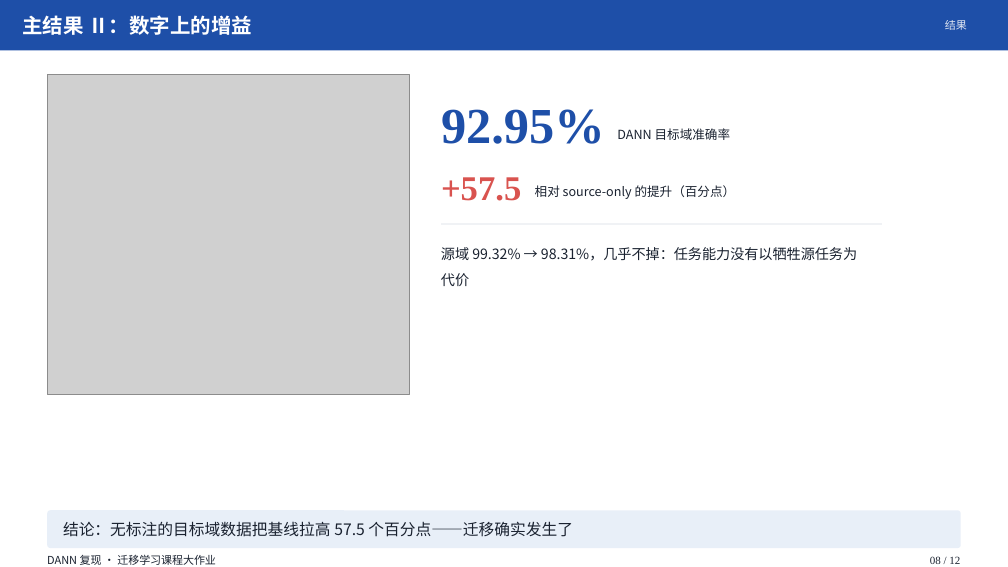
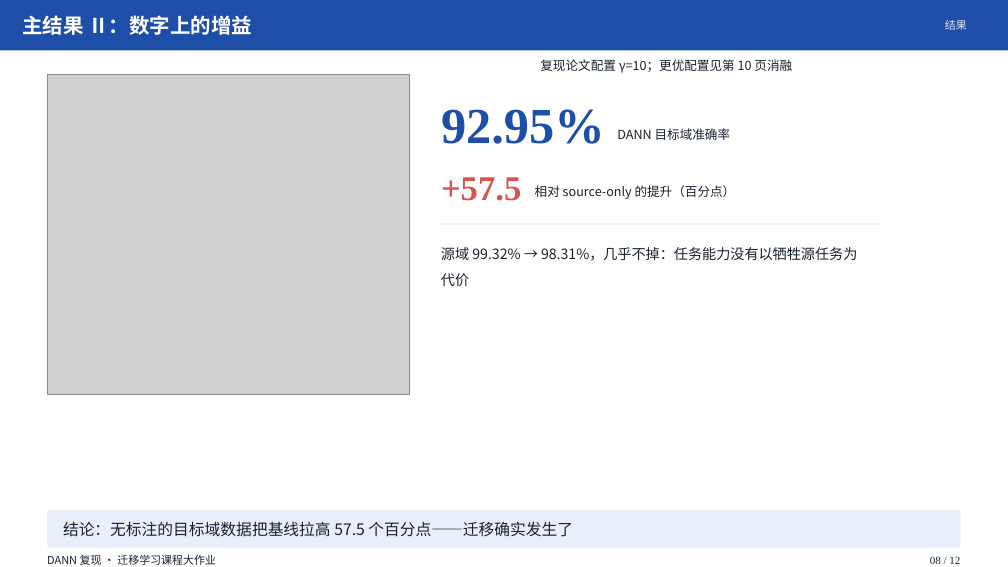
Before and after one commit to IsukaShinji/2026-fall-transfer-learning, a slide deck: slide 8 of 个人展示/汇报/DANN域自适应汇报/DANN域自适应汇报.pptx. Drawn at 1008x567 pixels with LibreOffice and Linux fonts; fonts in the diff are those of the drawing; grey boxes stand for pictures. Boxes give left, top, right and bottom in pixels: in the first picture for what was removed or moved away, otherwise in the second. Text is boxed around its words. In the diff, an @@ line names an element or a change of style, - is before the commit and + after.

```diff
--- a/个人展示/汇报/DANN域自适应汇报/DANN域自适应汇报.pptx
+++ b/个人展示/汇报/DANN域自适应汇报/DANN域自适应汇报.pptx
@@ text added at (540, 59, 792, 73), 12 pt, text #1A2230 @@
+复现论文配置 γ=10；更优配置见第 10 页消融
```
Also in this commit, not shown: 2 other slides changed, 1 other file.
